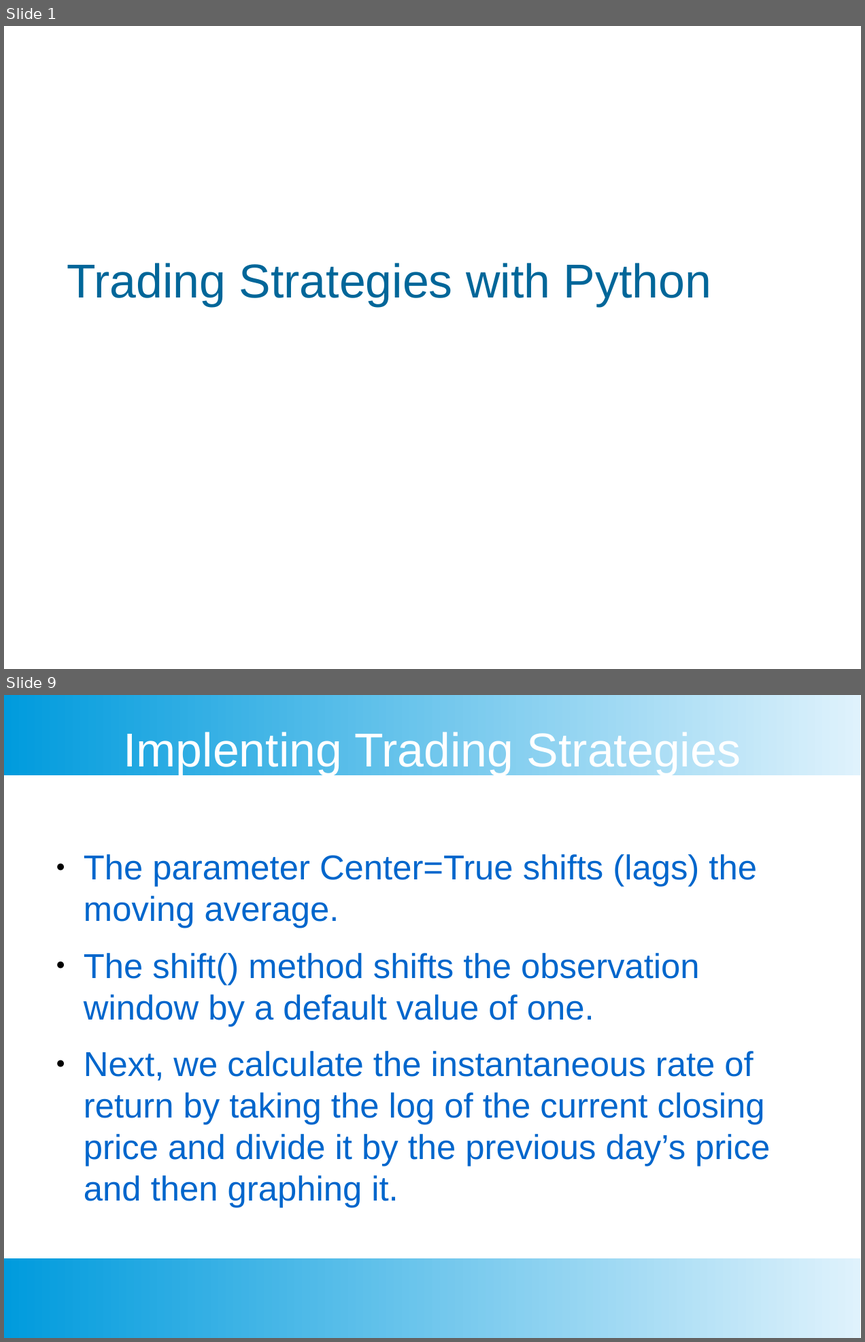
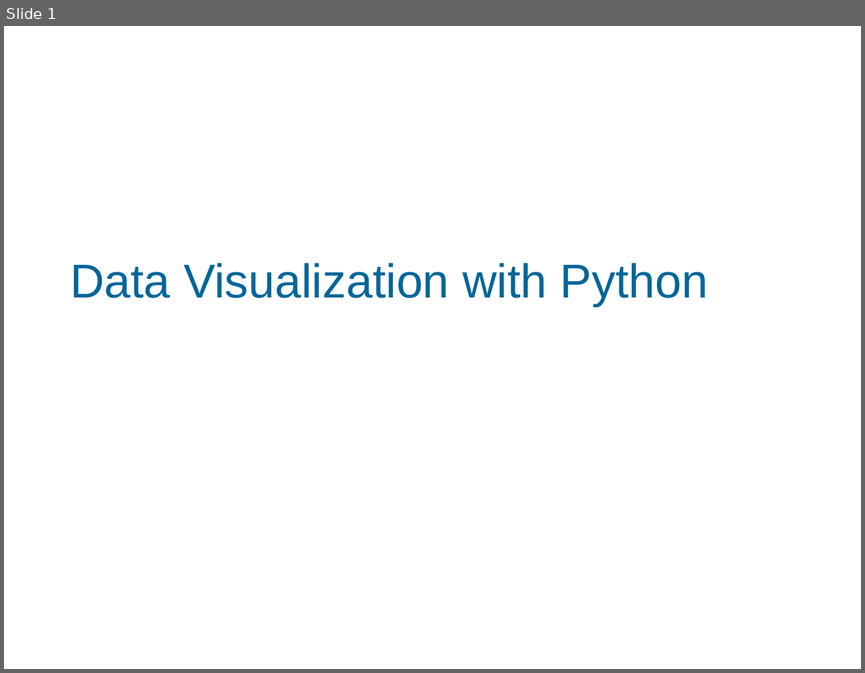
Before and after one commit to chankeypathak/CitiDataScience, a slide deck: marketanalyst/docs/Module 4.pptx. Shown one above the other, each under a label of ours: slides 1 and 9 before the commit, slide 1 after it; the slides between them are not shown. The pictures are 865x1342 and 865x673 pixels, drawn with LibreOffice and Linux fonts; fonts in the diff are those of the drawing; background and template pictures are left out. Boxes give left, top, right and bottom in pixels: in the first picture for what was removed or moved away, otherwise in the second. Text is boxed around its words. In the diff, an @@ line names an element or a change of style, - is before the commit and + after.

```diff
--- a/marketanalyst/docs/Module 4.pptx
+++ b/marketanalyst/docs/Module 4.pptx
@@ slide 9 removed at [4, 695, 861, 1338], background #FFFFFF @@
@@ rectangle removed at [4, 695, 861, 775] @@
@@ text removed at [123, 732, 740, 775] @@
-Implenting Trading Strategies
@@ text removed at [84, 854, 770, 1208] @@
-● The parameter Center=True shifts (lags) the moving average.
-● The shift() method shifts the observation window by a default value of one.
-● Next, we calculate the instantaneous rate of return by taking the log of the current closing price and divide it by the previous day’s price and then graphing it.
@@ rectangle removed at [4, 1258, 861, 1338] @@
@@ slide 1 changed as well @@
@@ text at [70, 263, 708, 306]: text changed @@
-Trading Strategies with Python
+Data Visualization with Python
```
Also in this commit, not shown: 6 other slides changed, 19 slides added, 16 other slides removed, 31 other files.
